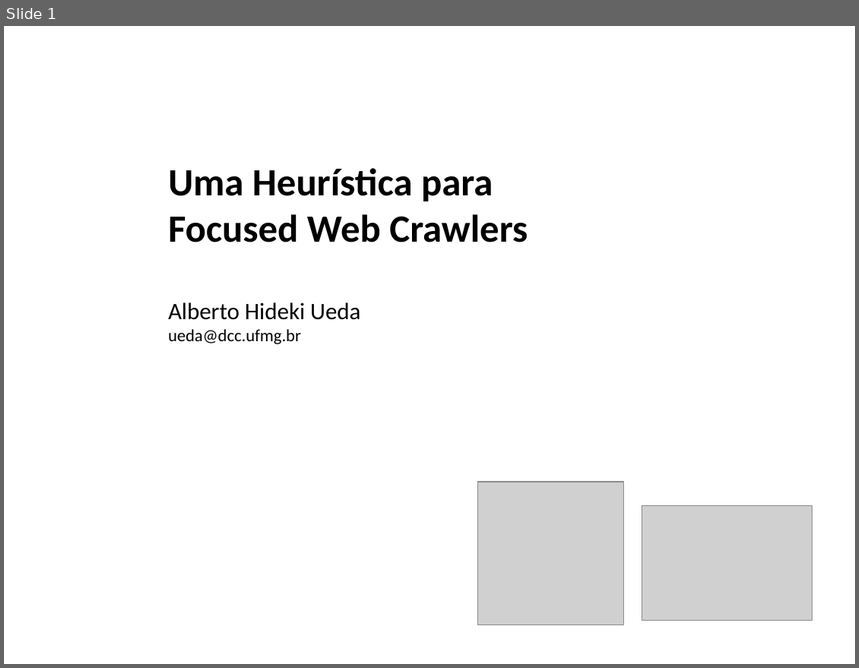
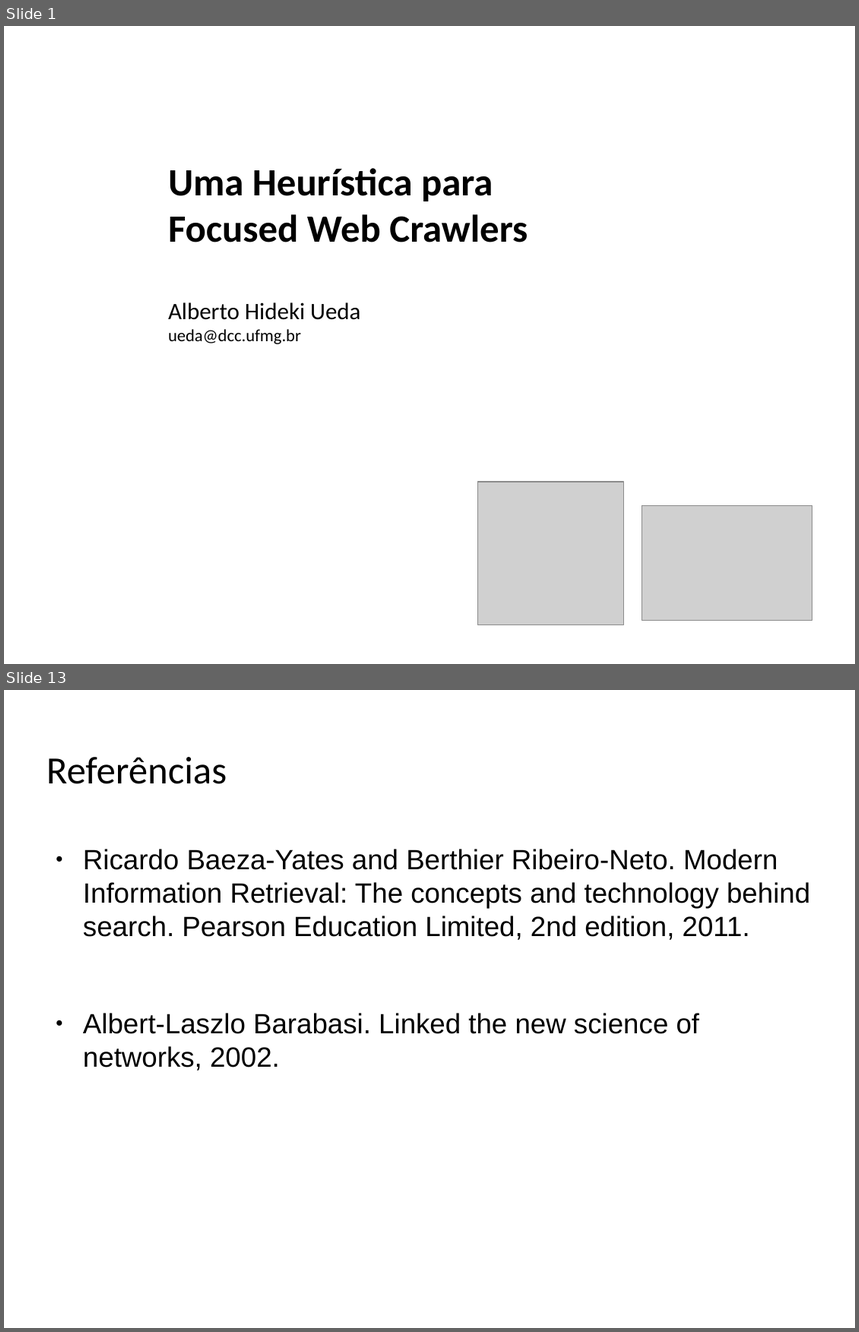
Before and after one commit to albertoueda/ufmg, a slide deck: paa/tp-final/apresentacao/alberto-ueda-final-tp-presentation.odp. Shown one above the other, each under a label of ours: slide 1 before the commit, slides 1 and 13 after it; the slides between them are not shown. The pictures are 859x668 and 859x1332 pixels, drawn with LibreOffice and Linux fonts; fonts in the diff are those of the drawing; grey boxes stand for pictures; background and template pictures are left out. Boxes give left, top, right and bottom in pixels: in the first picture for what was removed or moved away, otherwise in the second. Text is boxed around its words. In the diff, an @@ line names an element or a change of style, - is before the commit and + after.

```diff
--- a/paa/tp-final/apresentacao/alberto-ueda-final-tp-presentation.odp
+++ b/paa/tp-final/apresentacao/alberto-ueda-final-tp-presentation.odp
@@ slide 13 added at bbox=[4, 690, 855, 1328], background picture (left out) @@
@@ title added at bbox=[47, 757, 227, 784], 36 pt, text #000000 @@
+Referências
@@ text added at bbox=[83, 849, 810, 1071], 26 pt, text #000000 @@
+● Ricardo Baeza-Yates and Berthier Ribeiro-Neto. Modern Information Retrieval: The concepts and technology behind search. Pearson Education Limited, 2nd edition, 2011.
+● Albert-Laszlo Barabasi. Linked the new science of networks, 2002.
```
Also in this commit, not shown: 8 slides changed, 3 other slides added, 1 slide removed, 6 other files.
